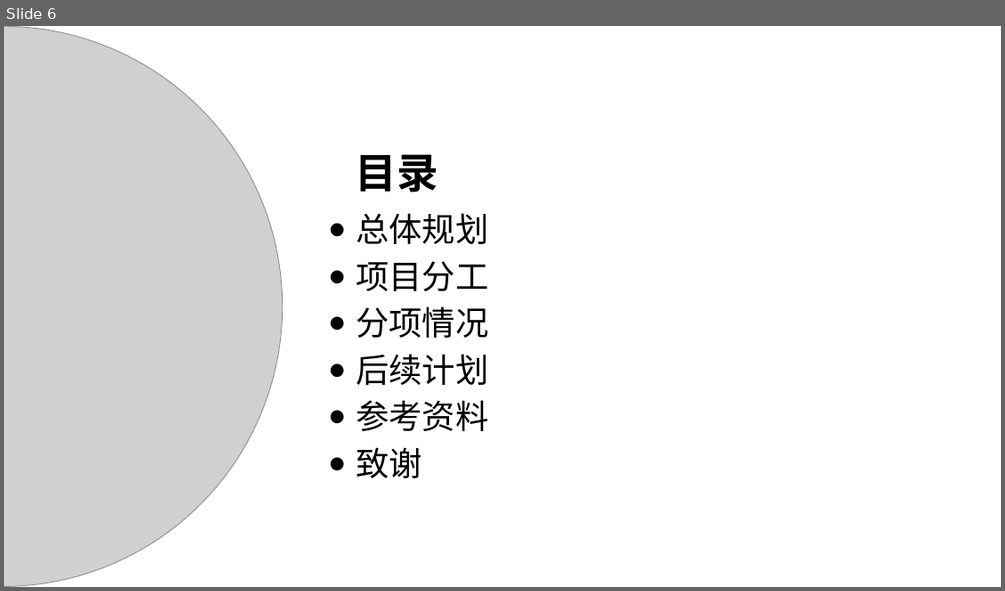
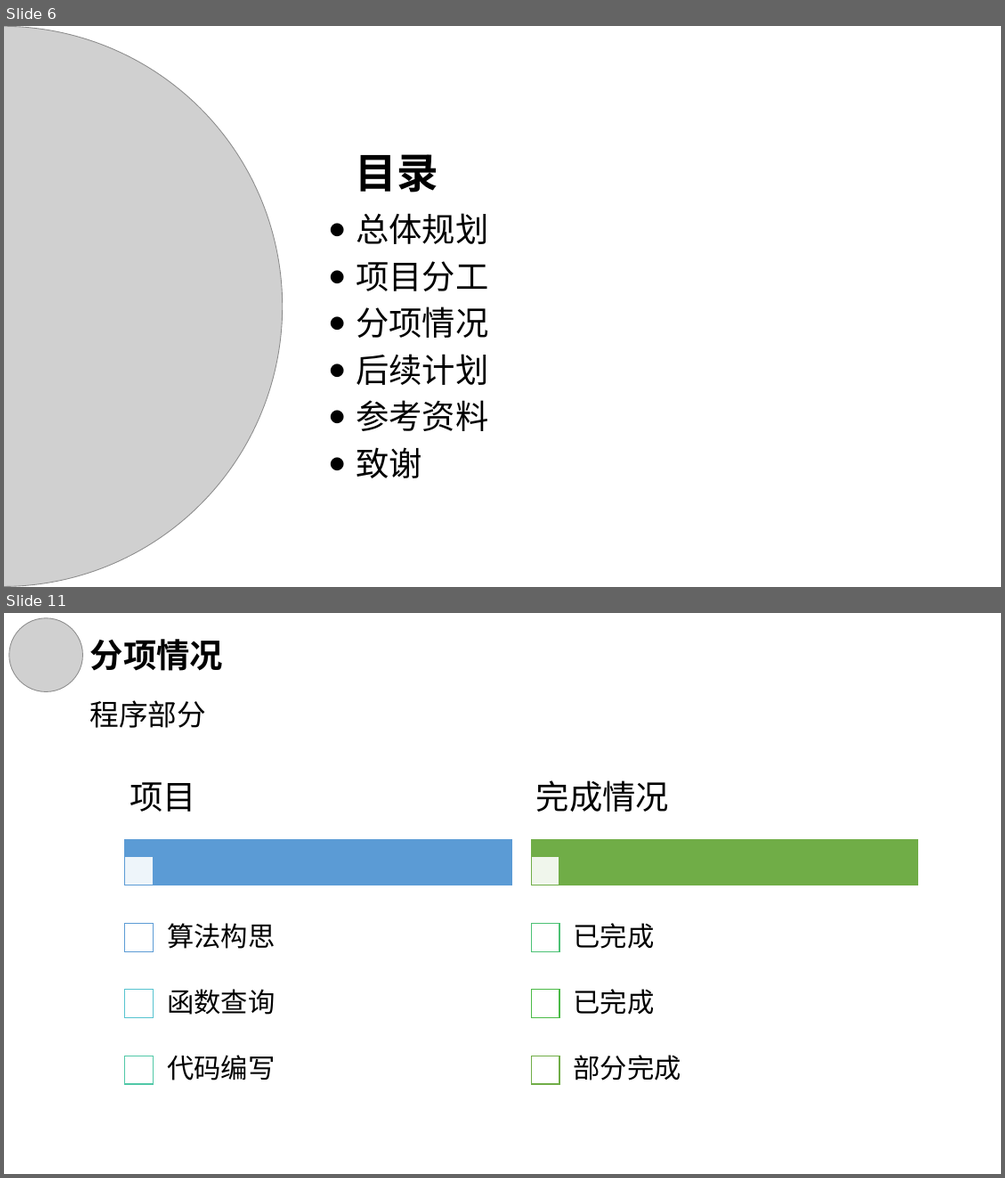
Before and after one commit to hance0601/dsp_proj, a slide deck: 开题报告.pptx. Shown one above the other, each under a label of ours: slide 6 before the commit, slides 6 and 11 after it; the slides between them are not shown. The pictures are 1005x591 and 1005x1178 pixels, drawn with LibreOffice and Linux fonts; fonts in the diff are those of the drawing; grey boxes stand for pictures. Boxes give left, top, right and bottom in pixels: in the first picture for what was removed or moved away, otherwise in the second. Text is boxed around its words. In the diff, an @@ line names an element or a change of style, - is before the commit and + after.

```diff
--- a/开题报告.pptx
+++ b/开题报告.pptx
@@ slide 11 added at <box>4,613,1001,1174</box>, background #FFFFFF @@
@@ picture added at <box>9,618,82,691</box> @@
@@ text added at <box>90,639,223,671</box>, 32 pt, text #000000, bold @@
+分项情况
@@ text added at <box>90,700,207,728</box>, 28 pt, text #000000 @@
+程序部分
@@ group added at <box>125,780,918,1084</box>: 10 rectangles, 8 texts @@
+项目
+算法构思
+函数查询
+代码编写
+完成情况
+已完成
+已完成
+部分完成
```
Also in this commit, not shown: 3 slides changed, 11 other slides added, 3 other files.
